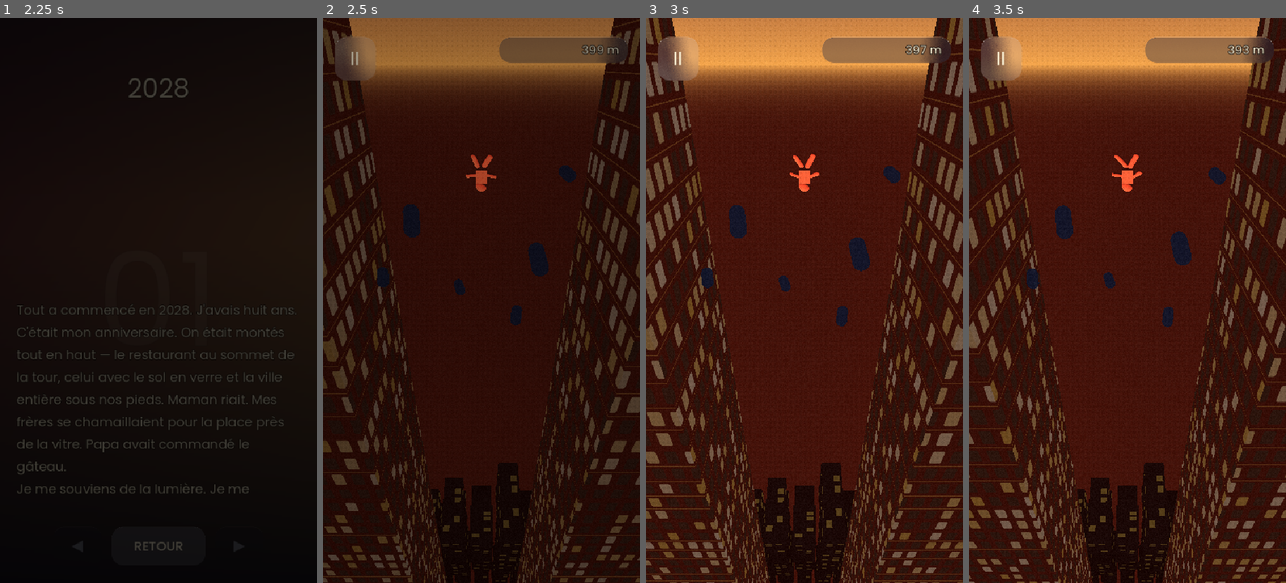
Above: before the commit, frames 1-4 (left to right).
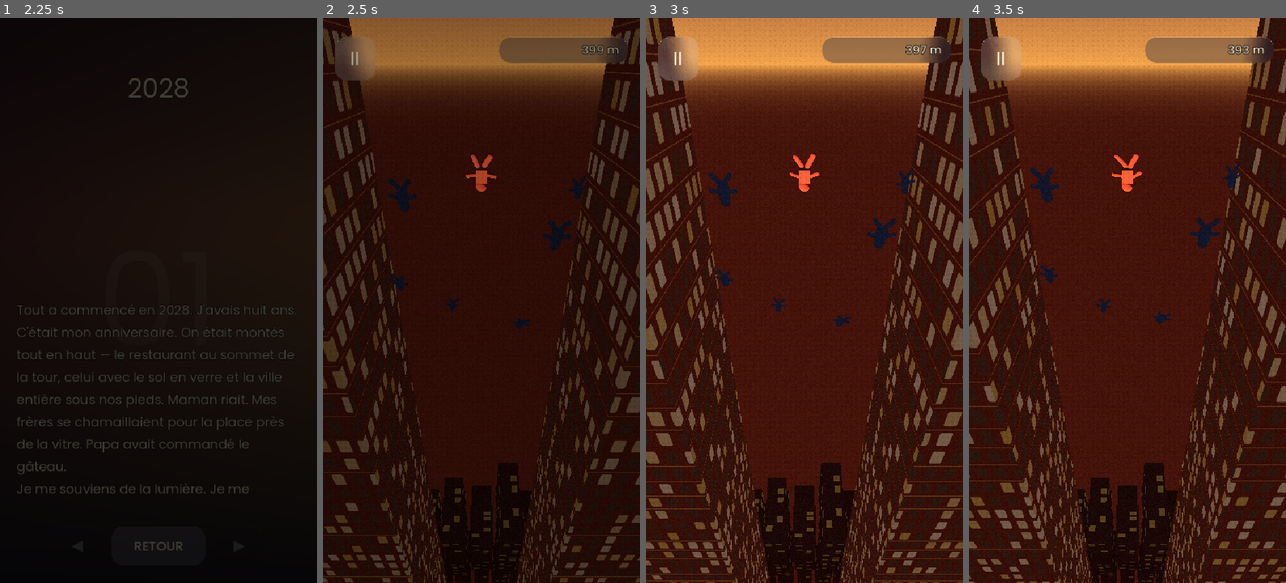
Above: after the commit, the same moments.

Repository: quvntvn/Hyperdive
Game: Godot game, scene res://scenes/ui/main_menu.tscn
The game is run twice, just before and just after one commit, with the same random seed, the same clock (stepped at 60 frames per second) and the same inputs.
Inputs (mouse positions are in pixels of both pictures, inside the frame that each line leads up to):
- Up to frame 1 (2.25 s): tap Enter at 0.5 s; move the mouse to (228, 272) at 0.52 s; hold D (move_right) 0.53-1.25 s; tap 1 at 0.6 s; click (228, 272) at 0.67 s; click "ARCHIVES" at 1.25 s; click "1" at 2 s
- Up to frame 2 (2.5 s): no input
- Up to frame 3 (3 s): drag from (741, 328) to (788, 413) at 2.77 s
- Up to frame 4 (3.5 s): no input

Frame 1 is identical in both runs. In frame 2, 1.6% of the frame differs, in the area x 17-84%, y 26-55%; in frame 3, 1.7%; in frame 4, 1.8%, in the area x 18-87%, y 25-55%.

Commit message:
fix(story): silhouettes du ch.1 en forme humaine (mesh du perso teinté)
Remplace les capsules par l'assemblage de primitives du Character
(tête/torse/bras/jambes, pose plongeon figée), matériau ombre unshaded
bleu nuit partagé par silhouette. 2 adultes (gabarit joueur) + 4 enfants
(~0.67x). Comportement (suivi, drift, dispersion) inchangé.

Co-Authored-By: Claude Fable 5 <noreply@anthropic.com>

Diff:
--- a/hyperdive/scripts/gameplay/story_fallers.gd
+++ b/hyperdive/scripts/gameplay/story_fallers.gd
@@ -1,14 +1,17 @@
 extends Node3D
 class_name StoryFallers
 # Les 6 silhouettes de la famille (2 adultes + 4 enfants) qui chutent avec le joueur pendant
-# l'OUVERTURE du chapitre 1 (objectif "descent"). Des OMBRES, pas des personnages : capsules
-# sombres unshaded, AUCUNE collision, aucun skin, aucun visage. Elles suivent le Y (interpolé)
-# du joueur avec un drift sinusoïdal léger, puis se DISPERSENT une à une au fil de la descente
-# (fondu alpha + dérive latérale/verticale) — préfigure la séparation de la famille. Le joueur
-# finit la chute SEUL. Mécanique d'abord : visuel volontairement simple, à peaufiner ensuite.
+# l'OUVERTURE du chapitre 1 (objectif "descent"). Des OMBRES, pas des personnages : la FORME
+# du personnage du joueur (mêmes primitives tête/torse/bras/jambes que player.tscn, pose
+# plongeon spread-eagle figée) en matériau sombre unshaded uniforme — AUCUNE collision, aucun
+# skin, aucun visage, aucun script player. Elles suivent le Y (interpolé) du joueur avec un
+# drift sinusoïdal léger, puis se DISPERSENT une à une au fil de la descente (fondu alpha +
+# dérive latérale/verticale) — préfigure la séparation de la famille. Le joueur finit SEUL.
 
 const SILHOUETTE_COLOR: Color = Color(0.08, 0.10, 0.18, 0.92)   # bleu nuit sombre (ombre)
 const LEAVE_DURATION: float = 2.8   # durée du fondu/de la dérive quand une silhouette part
+const ADULT_SCALE: float = 1.5     # même gabarit que le Character du joueur (scale 1.5)
+const CHILD_SCALE: float = 1.0     # ≈ 0.67 × adulte → enfants nettement plus petits
 
 # Une entrée par membre de la famille : gabarit (adulte/enfant), offset de base autour du joueur
 # (x latéral dans le couloir, y au-dessus/en-dessous, z léger hors plan) et seuil de départ
@@ -32,23 +35,29 @@
 func setup(player: Node3D, ground_dist: float) -> void:
 	_player = player
 	_ground_dist = maxf(ground_dist, 1.0)
+	# Meshes PARTAGÉS entre les 6 silhouettes (mêmes dimensions que player.tscn) — seul le
+	# matériau est propre à chacune (son alpha s'anime indépendamment à la dispersion).
+	var torso := BoxMesh.new()
+	torso.size = Vector3(0.26, 0.40, 0.16)
+	var head := SphereMesh.new()
+	head.radius = 0.13
+	head.height = 0.26
+	var arm := CapsuleMesh.new()
+	arm.radius = 0.05
+	arm.height = 0.36
+	var leg := CapsuleMesh.new()
+	leg.radius = 0.06
+	leg.height = 0.40
 	for f: Dictionary in FAMILY:
-		var node := MeshInstance3D.new()
-		var capsule := CapsuleMesh.new()
-		if f["adult"]:
-			capsule.radius = 0.32
-			capsule.height = 1.7
-		else:
-			capsule.radius = 0.22
-			capsule.height = 1.0
-		node.mesh = capsule
 		var mat := StandardMaterial3D.new()
 		mat.shading_mode = BaseMaterial3D.SHADING_MODE_UNSHADED
 		mat.transparency = BaseMaterial3D.TRANSPARENCY_ALPHA
 		mat.albedo_color = SILHOUETTE_COLOR
-		node.material_override = mat
-		# Couchée tête la première comme le joueur (~100° X) + inclinaison propre à chacune.
-		node.rotation_degrees = Vector3(100.0 + randf_range(-8.0, 8.0), 0.0, randf_range(-14.0, 14.0))
+		var node := _make_silhouette(bool(f["adult"]), torso, head, arm, leg, mat)
+		# Tête la première comme le joueur (CHARACTER_BASE_ROT ~205° X) + inclinaison propre
+		# à chacune (lacet/roulis légers : leur chute n'est pas un copier-coller).
+		node.rotation_degrees = Vector3(
+			205.0 + randf_range(-8.0, 8.0), randf_range(-10.0, 10.0), randf_range(-14.0, 14.0))
 		add_child(node)
 		_fallers.append({
 			"node": node, "mat": mat, "base": f["base"] as Vector3, "leave": float(f["leave"]),
@@ -66,7 +75,7 @@
 	global_position.y = (_player.get_global_transform_interpolated().origin as Vector3).y
 	var progress: float = clampf(absf(global_position.y) / _ground_dist, 0.0, 1.0)
 	for f: Dictionary in _fallers:
-		var node := f["node"] as MeshInstance3D
+		var node := f["node"] as Node3D
 		if not node.visible:
 			continue
 		# Départ déclenché quand la descente atteint le seuil de cette silhouette.
@@ -85,3 +94,27 @@
 		(f["mat"] as StandardMaterial3D).albedo_color.a = SILHOUETTE_COLOR.a * (1.0 - k)
 		if leave >= 1.0:
 			node.visible = false
+
+# Assemble une silhouette : les primitives du Character du joueur (mêmes tailles/offsets que
+# player.tscn) en pose plongeon FIGÉE — bras écartés (±115° Z, les bases du sway), jambes
+# ouvertes (±35° Z). Juste des formes : pas de collision, pas de script, pas de détail.
+func _make_silhouette(adult: bool, torso: Mesh, head: Mesh, arm: Mesh, leg: Mesh,
+		mat: StandardMaterial3D) -> Node3D:
+	var root := Node3D.new()
+	root.scale = Vector3.ONE * (ADULT_SCALE if adult else CHILD_SCALE)
+	_add_part(root, torso, Vector3(0.0, 0.10, 0.0), Vector3.ZERO, mat)
+	_add_part(root, head, Vector3(0.0, 0.42, 0.0), Vector3.ZERO, mat)
+	_add_part(root, arm, Vector3(-0.19, 0.10, 0.0), Vector3(22.0, 0.0, 115.0), mat)
+	_add_part(root, arm, Vector3(0.19, 0.10, 0.0), Vector3(22.0, 0.0, -115.0), mat)
+	_add_part(root, leg, Vector3(-0.13, -0.28, 0.0), Vector3(0.0, 0.0, -35.0), mat)
+	_add_part(root, leg, Vector3(0.13, -0.28, 0.0), Vector3(0.0, 0.0, 35.0), mat)
+	return root
+
+func _add_part(parent: Node3D, mesh: Mesh, pos: Vector3, rot: Vector3,
+		mat: StandardMaterial3D) -> void:
+	var mi := MeshInstance3D.new()
+	mi.mesh = mesh
+	mi.position = pos
+	mi.rotation_degrees = rot
+	mi.material_override = mat
+	parent.add_child(mi)
